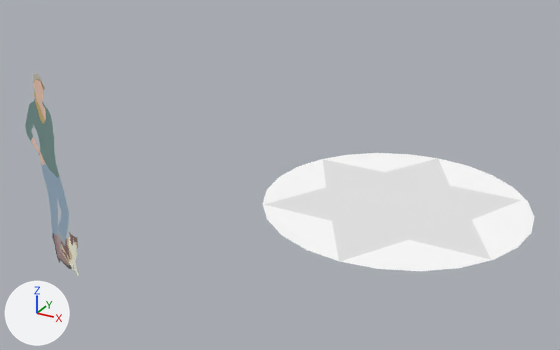
Before and after pictures for a commit that changed the OBJ model app/src/main/res/raw/gwiazdka.obj.
Rendered twice from a camera (50 mm lens) standing at (2.3, -6.51, 3.28) and looking at (-0.78, -0.91, 0.48). Every picture has the same lights, and +X, +Y and +Z are marked at lower left. Where no turn or scale is listed for an object, it has been applied to the vertices.

Before the edit, the objects in view are built like this:
```python
me_gwiazdka = bpy.data.meshes.new('gwiazdka')
me_gwiazdka.from_pydata(...)  # 768 vertices, 243 faces; spans x -2.38..1.29, y -2.54..1.29, z -0.02..1.63
me_gwiazdka.materials.append(mat_heather_shirt)  # cyan #789792
me_gwiazdka.materials.append(mat_heather_shirtshadow)  # grey #727566
me_gwiazdka.materials.append(mat_heather_hair2)  # brown #d0b473
me_gwiazdka.materials.append(mat_heather_skin)  # beige #f3cdb7
me_gwiazdka.materials.append(mat_heather_hair)  # brown #cfb373
me_gwiazdka.materials.append(mat_heather_hat)  # light grey #cdc8b6
me_gwiazdka.materials.append(mat_heather_band)  # light grey #c4beb6
me_gwiazdka.materials.append(mat_heather_brim)  # beige #a78d70
me_gwiazdka.materials.append(mat_heather_jeans)  # blue #9db4c8
me_gwiazdka.materials.append(mat_lily_dark)  # brown #8d716c
me_gwiazdka.materials.append(mat_heather_cuffs)  # light grey #b0bbc2
me_gwiazdka.materials.append(mat_lily_blonde)  # beige #e7d3af
me_gwiazdka.materials.append(mat_lily_light)  # white #fbfbe4
me_gwiazdka.materials.append(mat_heather_soles)  # dark grey #606060
me_gwiazdka.materials.append(mat_heather_shoes)  # brown #ad908c
me_gwiazdka.materials.append(mat_heather_pantshadow)  # blue #7197b6
me_gwiazdka.materials.append(mat_heather_stripe1)  # grey #a6b19e
me_gwiazdka.materials.append(mat_heather_stripe2)  # pink #cb99b2
me_gwiazdka.materials.append(mat_heather_brim1)  # brown #927a62
me_gwiazdka.materials.append(mat_water_pool)  # its picture is missing
me_gwiazdka.materials.append(mat_color_d04)  # white #e7e7e7
me_gwiazdka.materials.append(mat_frontcolor)  # white #ffffff
ob_gwiazdka = bpy.data.objects.new('gwiazdka', me_gwiazdka)
ob_gwiazdka.location = (0.0, 0.0, 0.0)
```
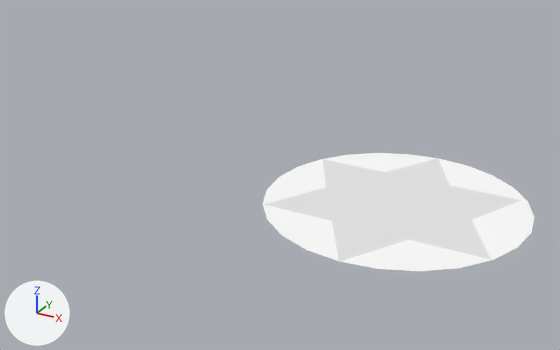
Changed parts and their boxes [x1, y1, x2, y2] in the pictures (560 x 350 px):
```json
{"object": "gwiazdka", "change": "reshaped", "before": [25, 73, 534, 276], "after": [263, 153, 534, 271], "on screen": "47% narrower, 42% shorter"}
{"part": 1, "of": "me_gwiazdka", "change": "deleted", "before": [25, 73, 79, 276]}
```

The change, as JSON lines over the scene's bpy script:
```json
{"block": "me_gwiazdka", "where": "me_gwiazdka.from_pydata(...)  # 768 vertices, 243 faces; spans x -2.38..1.29, y -2.54..1.29, z -0.02..1.63"}
{"block": "me_gwiazdka", "where": "# used by ob_gwiazdka; location = (0.0, 0.0, 0.0)"}
{"op": "remove", "block": "me_gwiazdka", "code": "me_gwiazdka.materials.append(mat_heather_shirt)  # cyan #789792"}
{"op": "remove", "block": "me_gwiazdka", "code": "me_gwiazdka.materials.append(mat_heather_shirtshadow)  # grey #727566"}
{"op": "remove", "block": "me_gwiazdka", "code": "me_gwiazdka.materials.append(mat_heather_hair2)  # brown #d0b473"}
{"op": "remove", "block": "me_gwiazdka", "code": "me_gwiazdka.materials.append(mat_heather_skin)  # beige #f3cdb7"}
{"op": "remove", "block": "me_gwiazdka", "code": "me_gwiazdka.materials.append(mat_heather_hair)  # brown #cfb373"}
{"op": "remove", "block": "me_gwiazdka", "code": "me_gwiazdka.materials.append(mat_heather_hat)  # light grey #cdc8b6"}
{"op": "remove", "block": "me_gwiazdka", "code": "me_gwiazdka.materials.append(mat_heather_band)  # light grey #c4beb6"}
{"op": "remove", "block": "me_gwiazdka", "code": "me_gwiazdka.materials.append(mat_heather_brim)  # beige #a78d70"}
{"op": "remove", "block": "me_gwiazdka", "code": "me_gwiazdka.materials.append(mat_heather_jeans)  # blue #9db4c8"}
{"op": "remove", "block": "me_gwiazdka", "code": "me_gwiazdka.materials.append(mat_lily_dark)  # brown #8d716c"}
{"op": "remove", "block": "me_gwiazdka", "code": "me_gwiazdka.materials.append(mat_heather_cuffs)  # light grey #b0bbc2"}
{"op": "remove", "block": "me_gwiazdka", "code": "me_gwiazdka.materials.append(mat_lily_blonde)  # beige #e7d3af"}
{"op": "remove", "block": "me_gwiazdka", "code": "me_gwiazdka.materials.append(mat_lily_light)  # white #fbfbe4"}
{"op": "remove", "block": "me_gwiazdka", "code": "me_gwiazdka.materials.append(mat_heather_soles)  # dark grey #606060"}
{"op": "remove", "block": "me_gwiazdka", "code": "me_gwiazdka.materials.append(mat_heather_shoes)  # brown #ad908c"}
{"op": "remove", "block": "me_gwiazdka", "code": "me_gwiazdka.materials.append(mat_heather_pantshadow)  # blue #7197b6"}
{"op": "remove", "block": "me_gwiazdka", "code": "me_gwiazdka.materials.append(mat_heather_stripe1)  # grey #a6b19e"}
{"op": "remove", "block": "me_gwiazdka", "code": "me_gwiazdka.materials.append(mat_heather_stripe2)  # pink #cb99b2"}
{"op": "remove", "block": "me_gwiazdka", "code": "me_gwiazdka.materials.append(mat_heather_brim1)  # brown #927a62"}
{"block": "me_gwiazdka", "change": "me_gwiazdka part 1: the loose piece of 732 vertices spanning x -2.38..-1.7, y -2.54..-2.3, z -0.02..1.63 is deleted"}
```
